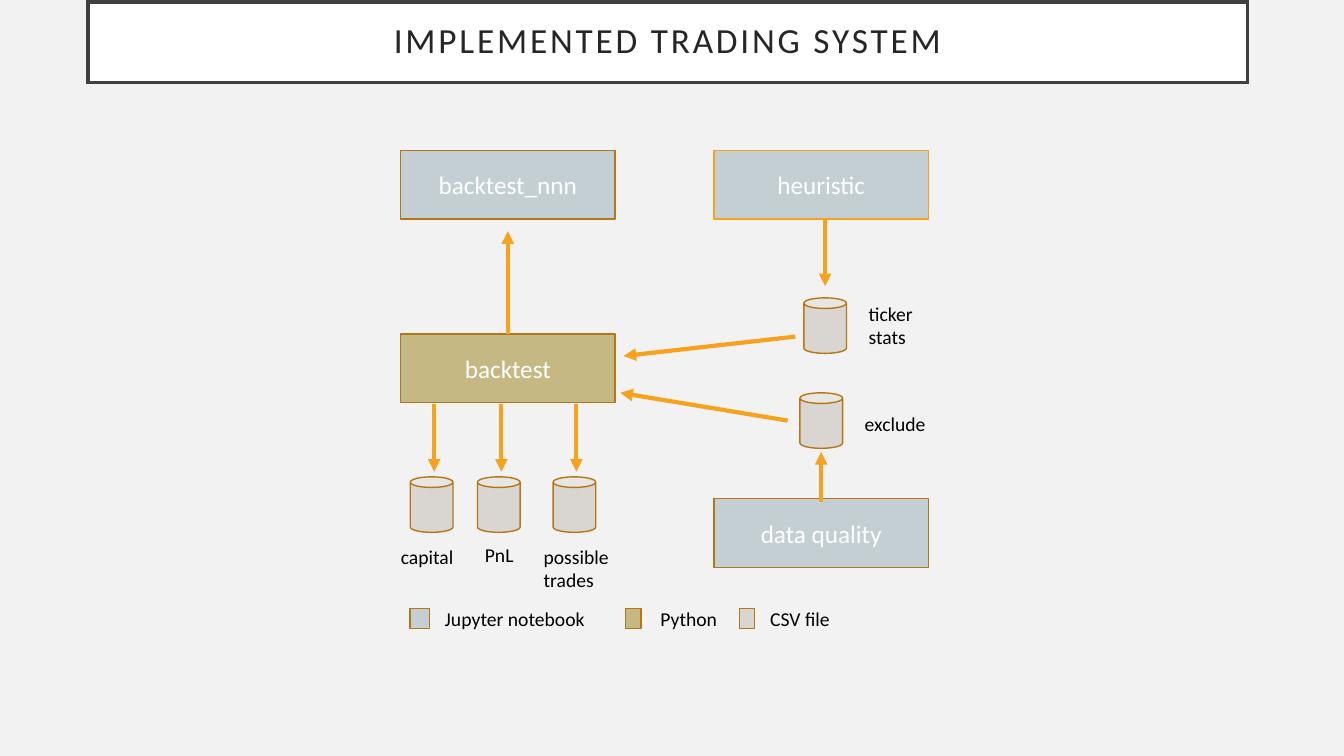
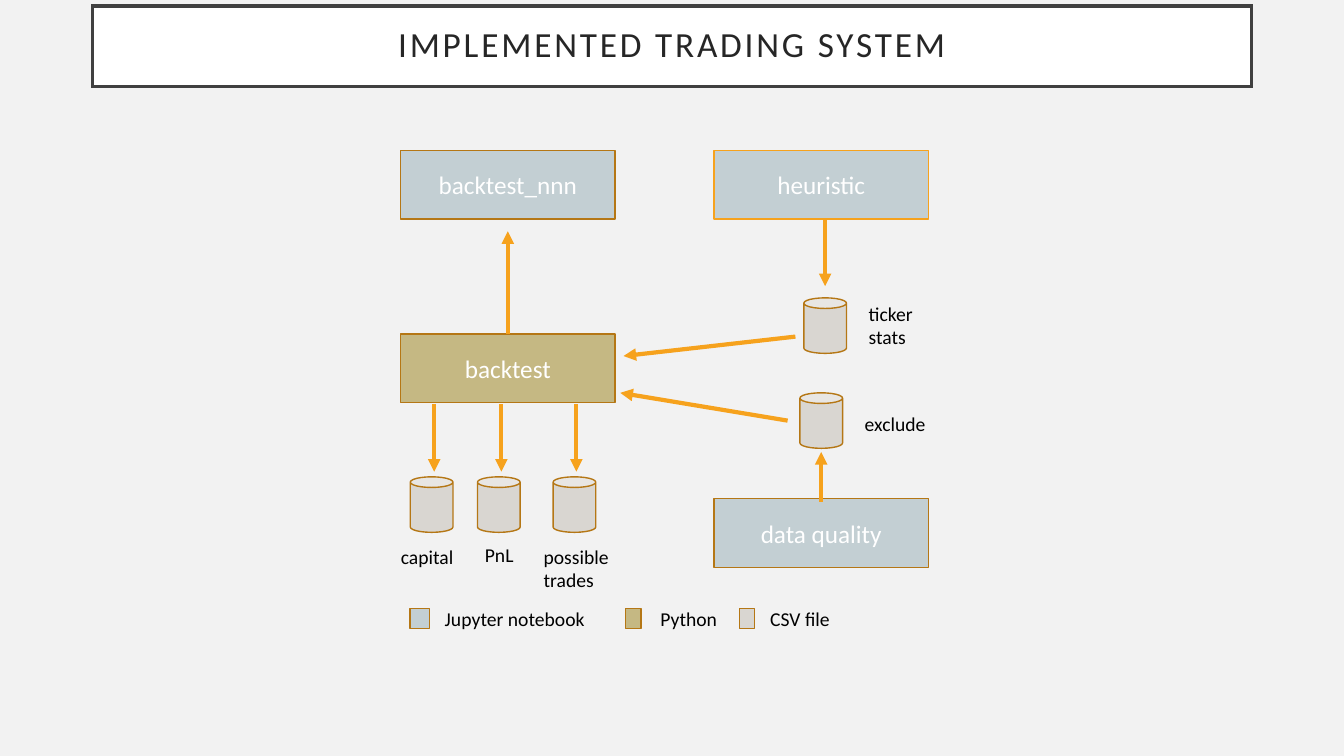
Before and after one commit to frkornet/Stock-Market-Final-Project, a slide deck: slide 5 of Final Project.pptx. Drawn at 1344x756 pixels with LibreOffice and Linux fonts; fonts in the diff are those of the drawing. Boxes give left, top, right and bottom in pixels: in the first picture for what was removed or moved away, otherwise in the second. Text is boxed around its words. In the diff, an @@ line names an element or a change of style, - is before the commit and + after.

```diff
--- a/Final Project.pptx
+++ b/Final Project.pptx
@@ title "IMPLEMENTED TRADING SYSTEM": place and size @@
-title "IMPLEMENTED TRADING SYSTEM" at box(88, 2, 1247, 83)
+title "IMPLEMENTED TRADING SYSTEM" at box(93, 6, 1252, 87)
```
Also in this commit, not shown: 4 other slides changed, 1 other file.
